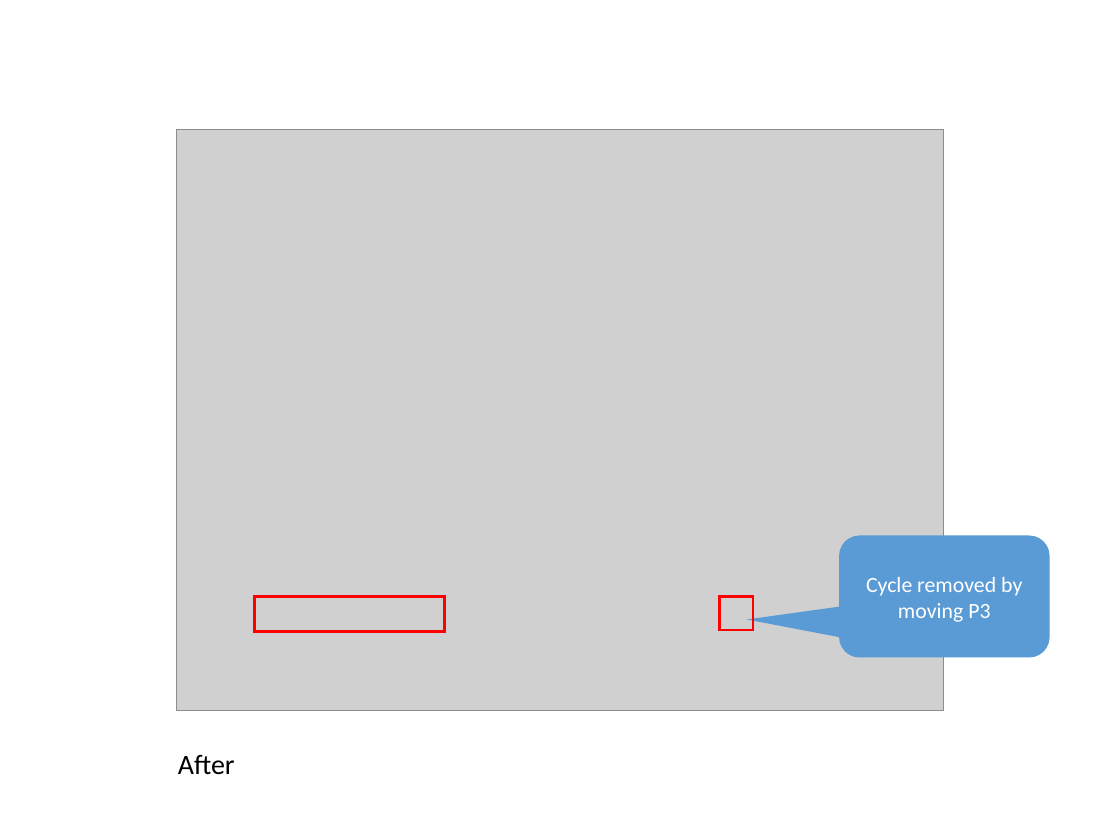
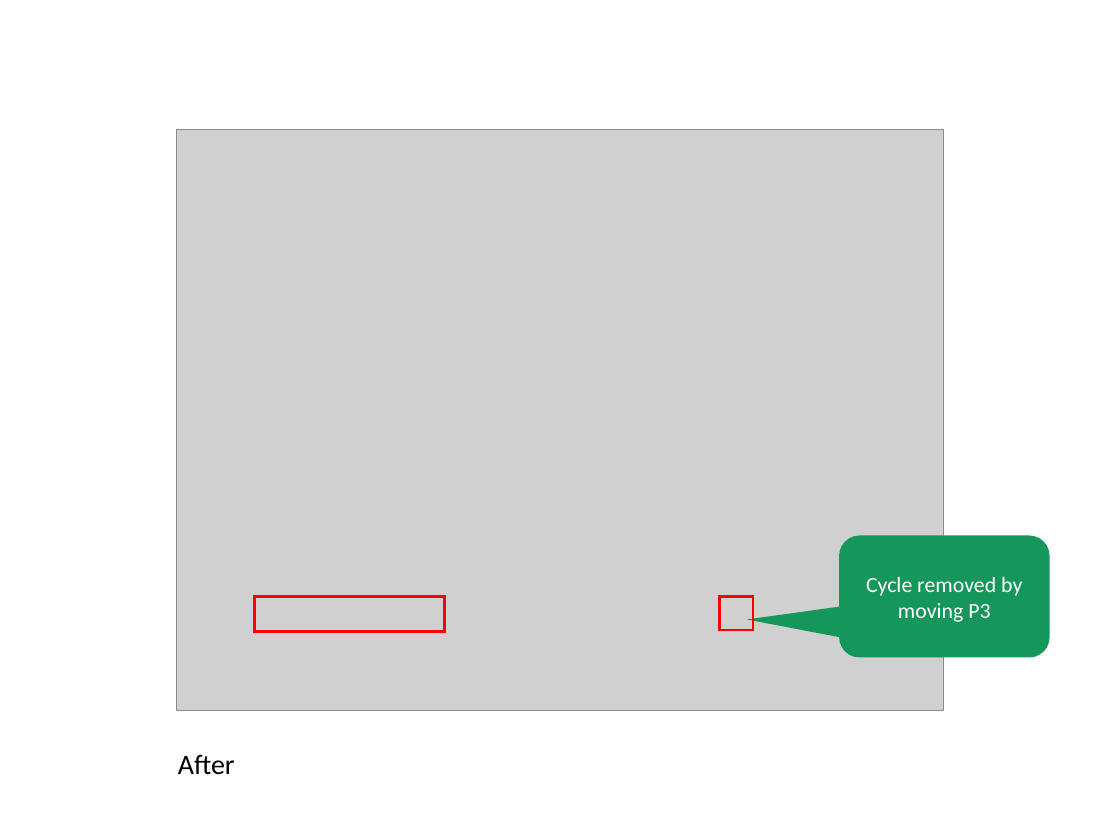
Before and after one commit to dsmsuite/dsmsuite.github.io, a slide deck: slide 13 of assets/img/Images.pptx (slide 14 before the commit). Drawn at 1120x840 pixels with LibreOffice and Linux fonts; fonts in the diff are those of the drawing; grey boxes stand for pictures. Boxes give left, top, right and bottom in pixels: in the first picture for what was removed or moved away, otherwise in the second. Text is boxed around its words. In the diff, an @@ line names an element or a change of style, - is before the commit and + after.

```diff
--- a/assets/img/Images.pptx
+++ b/assets/img/Images.pptx
@@ rounded speech box "Cycle removed by moving P3" at [839, 535, 1049, 657]: fill #5B9BD5 to #15965A @@
```
Also in this commit, not shown: 12 other slides changed, 1 slide removed, 13 other files.
